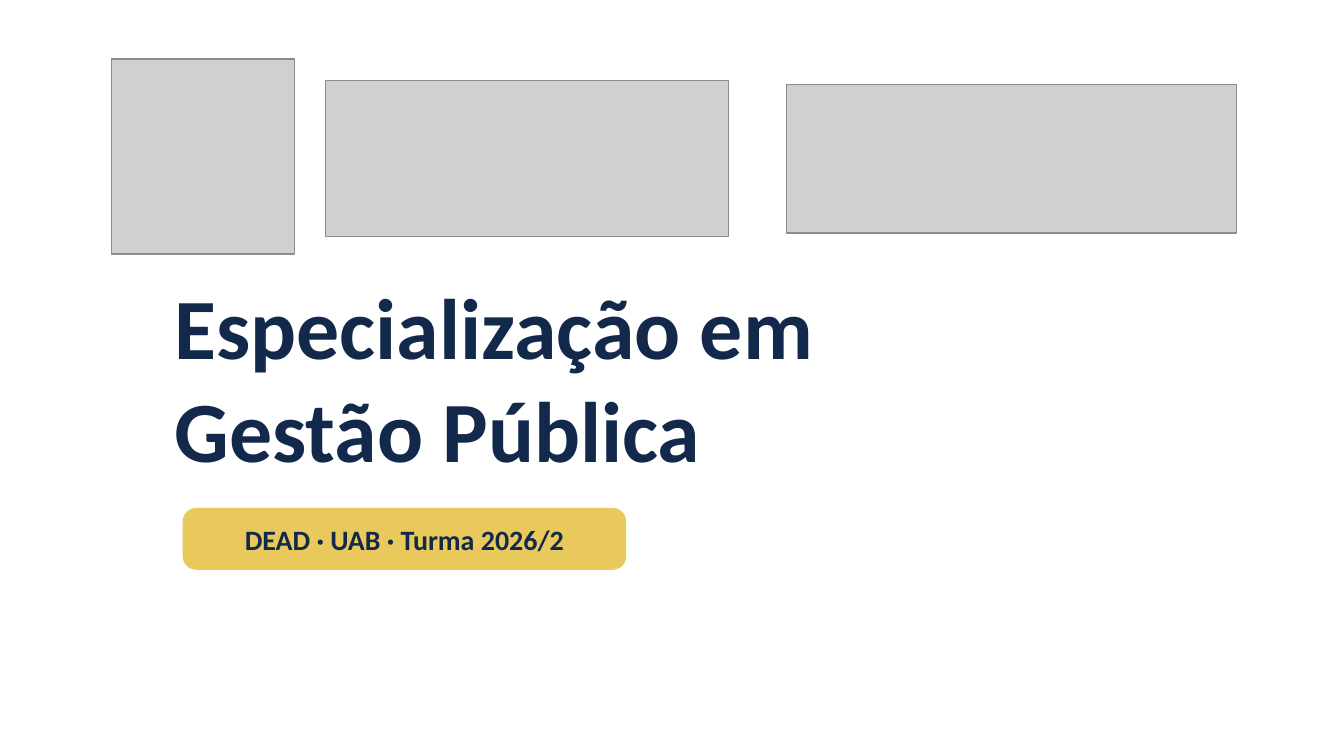
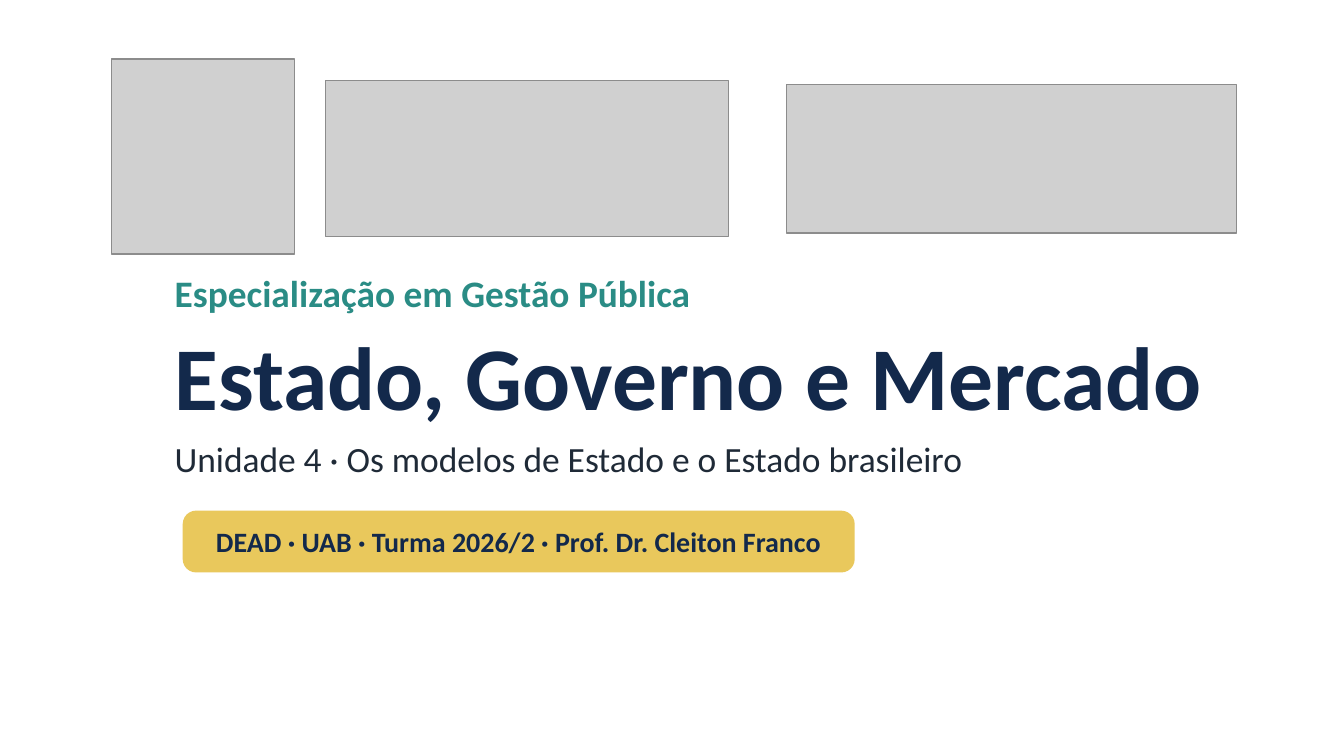
Before and after one commit to cleitonfranco74/gestao_publica, a slide deck: slide 1 of disciplina-01-estado-governo-mercado/materiais/04_Unidade_4_Modelos_de_Estado_e_Brasil.pptx. Drawn at 1344x756 pixels with LibreOffice and Linux fonts; fonts in the diff are those of the drawing; grey boxes stand for pictures; background and template pictures are left out. Boxes give left, top, right and bottom in pixels: in the first picture for what was removed or moved away, otherwise in the second. Text is boxed around its words. In the diff, an @@ line names an element or a change of style, - is before the commit and + after.

```diff
--- a/disciplina-01-estado-governo-mercado/materiais/04_Unidade_4_Modelos_de_Estado_e_Brasil.pptx
+++ b/disciplina-01-estado-governo-mercado/materiais/04_Unidade_4_Modelos_de_Estado_e_Brasil.pptx
@@ text at box(175, 280, 690, 314): text changed; size 46 to 20 pt; text colour #13294B to #2A8C85 @@
-Especialização em
-Gestão Pública
+Especialização em Gestão Pública
@@ text added at box(175, 347, 1202, 422), 48 pt, text #13294B, bold @@
+Estado, Governo e Mercado
@@ text added at box(175, 447, 962, 473), 19 pt, text #1F2A37 @@
+Unidade 4 · Os modelos de Estado e o Estado brasileiro
@@ rounded rectangle "DEAD · UAB · Turma ...": place and size @@
-rounded rectangle "DEAD · UAB · Turma ..." at box(183, 508, 626, 570)
+rounded rectangle "DEAD · UAB · Turma ..." at box(183, 511, 855, 573)
@@ text in rounded rectangle at box(216, 532, 821, 554): text changed @@
-DEAD · UAB · Turma 2026/2
+DEAD · UAB · Turma 2026/2 · Prof. Dr. Cleiton Franco
```
Also in this commit, not shown: 9 other slides changed, 24 other files.
